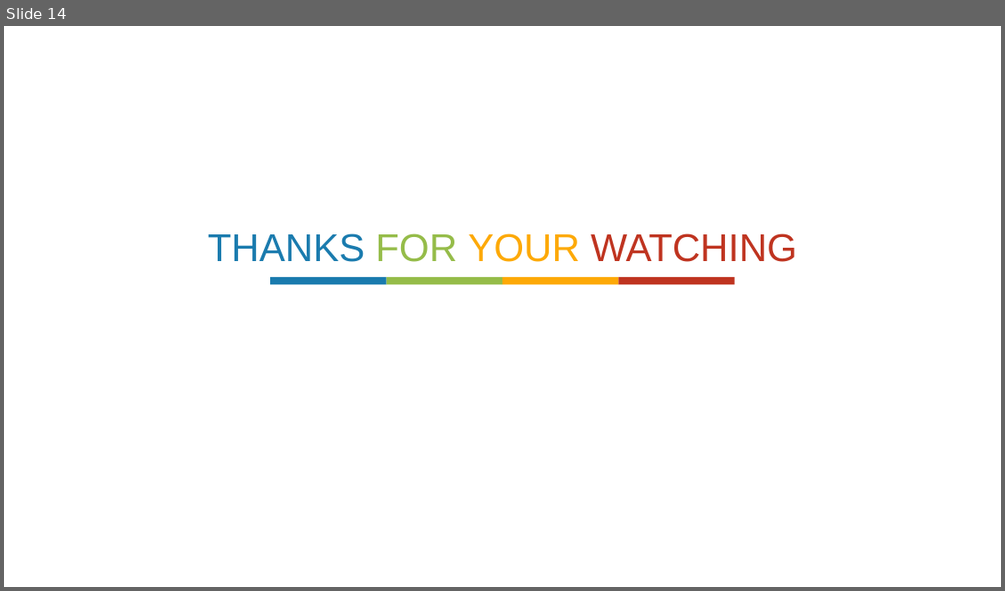
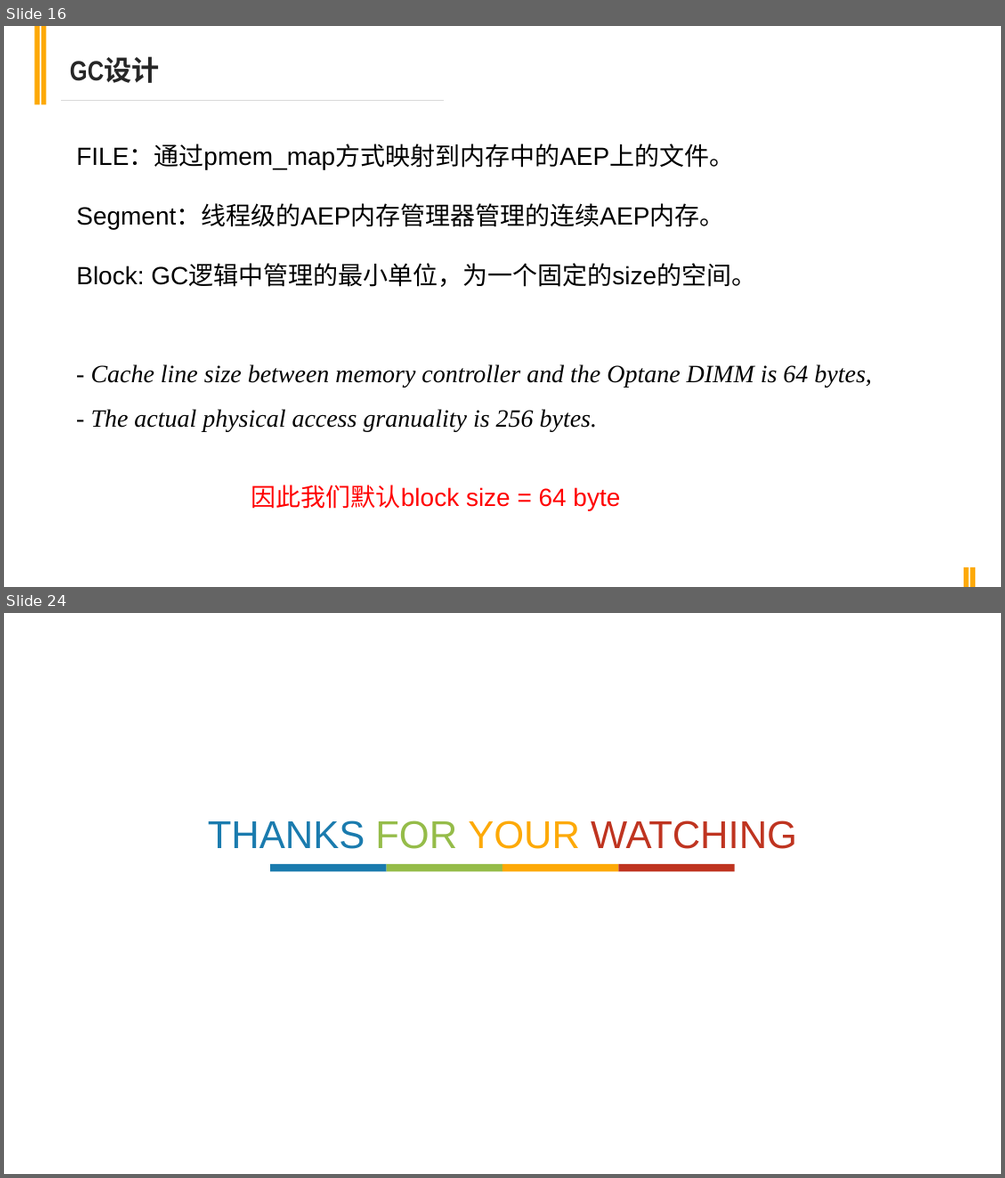
Before and after one commit to AndyShen105/aep-kv, a slide deck: doc/基于AEP的可持久化KV存储.pptx. Shown one above the other, each under a label of ours: slide 14 before the commit, slides 16 and 24 after it; the slides between them are not shown. The pictures are 1005x591 and 1005x1178 pixels, drawn with LibreOffice and Linux fonts; fonts in the diff are those of the drawing. Boxes give left, top, right and bottom in pixels: in the first picture for what was removed or moved away, otherwise in the second. Text is boxed around its words. In the diff, an @@ line names an element or a change of style, - is before the commit and + after.

```diff
--- a/doc/基于AEP的可持久化KV存储.pptx
+++ b/doc/基于AEP的可持久化KV存储.pptx
@@ slide 16 added at [4,26,1001,587], background #FFFFFF @@
@@ rectangle added at [35,26,40,104], fill #FDA907 @@
@@ rectangle added at [40,26,46,104], fill #FDA907 @@
@@ text added at [70,58,160,83], 20 pt, text #262626, bold @@
+GC设计
@@ line added from (61, 101) to (444, 101), #D9D9D9 0.75 pt @@
@@ text added at [76,145,756,287], 18 pt, text #000000 @@
+FILE：通过pmem_map方式映射到内存中的AEP上的文件。
+Segment：线程级的AEP内存管理器管理的连续AEP内存。
+Block: GC逻辑中管理的最小单位，为一个固定的size的空间。
@@ text added at [91,364,871,432], 18 pt, text #000000, italic @@
+- Cache line size between memory controller and the Optane DIMM is 64 bytes,
+- The actual physical access granuality is 256 bytes.
@@ text added at [251,484,620,510], 18 pt, text #FF0000 @@
+因此我们默认block size = 64 byte
@@ rectangle added at [964,567,969,587], fill #FDA907 @@
@@ rectangle added at [970,567,975,587], fill #FDA907 @@
@@ what was slide 14 is now slide 24 @@
```
Also in this commit, not shown: 6 slides changed, 15 other slides added, 6 slides removed, 1 other file.
